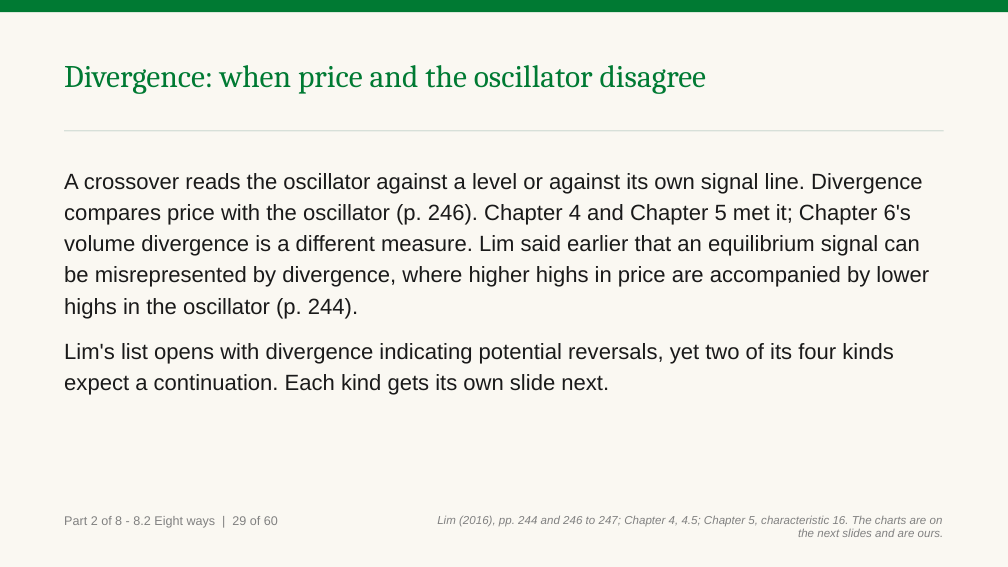
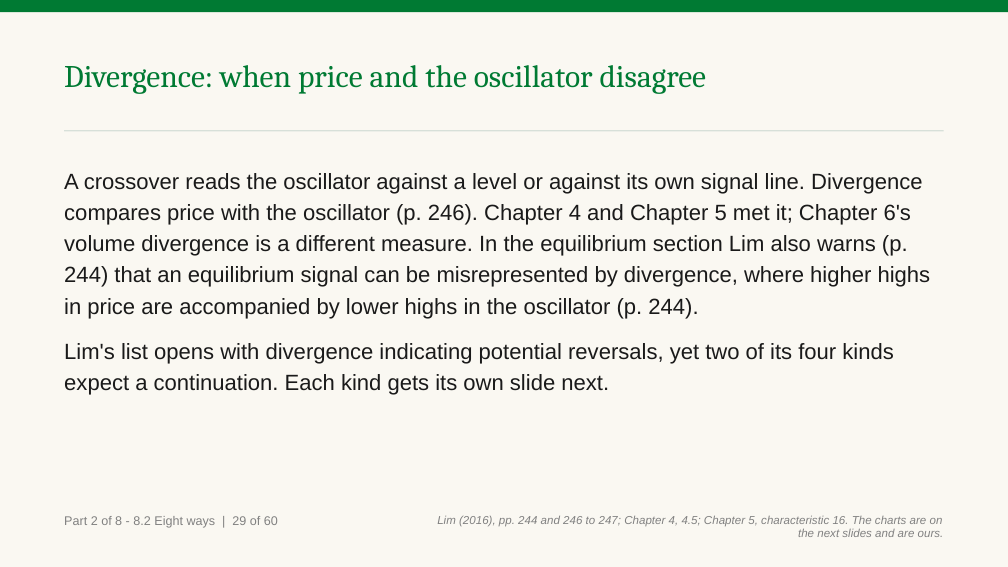
Before and after one commit to benjiesotelo-sudo/Telos_FIN1209, a slide deck: slide 102 of chapter-08/FIN1209-Chapter-08.pptx (slide 103 before the commit). Drawn at 1008x567 pixels with LibreOffice and Linux fonts; fonts in the diff are those of the drawing. Boxes give left, top, right and bottom in pixels: in the first picture for what was removed or moved away, otherwise in the second. Text is boxed around its words. In the diff, an @@ line names an element or a change of style, - is before the commit and + after.

```diff
--- a/chapter-08/FIN1209-Chapter-08.pptx
+++ b/chapter-08/FIN1209-Chapter-08.pptx
@@ text at <box>64,173,931,319</box>: text changed @@
-A crossover reads the oscillator against a level or against its own signal line. Divergence compares price with the oscillator (p. 246). Chapter 4 and Chapter 5 met it; Chapter 6's volume divergence is a different measure. Lim said earlier that an equilibrium signal can be misrepresented by divergence, where higher highs in price are accompanied by lower highs in the oscillator (p. 244).
+A crossover reads the oscillator against a level or against its own signal line. Divergence compares price with the oscillator (p. 246). Chapter 4 and Chapter 5 met it; Chapter 6's volume divergence is a different measure. In the equilibrium section Lim also warns (p. 244) that an equilibrium signal can be misrepresented by divergence, where higher highs in price are accompanied by lower highs in the oscillator (p. 244).
```
Also in this commit, not shown: 59 other slides changed, 1 slide removed, 5 other files.
